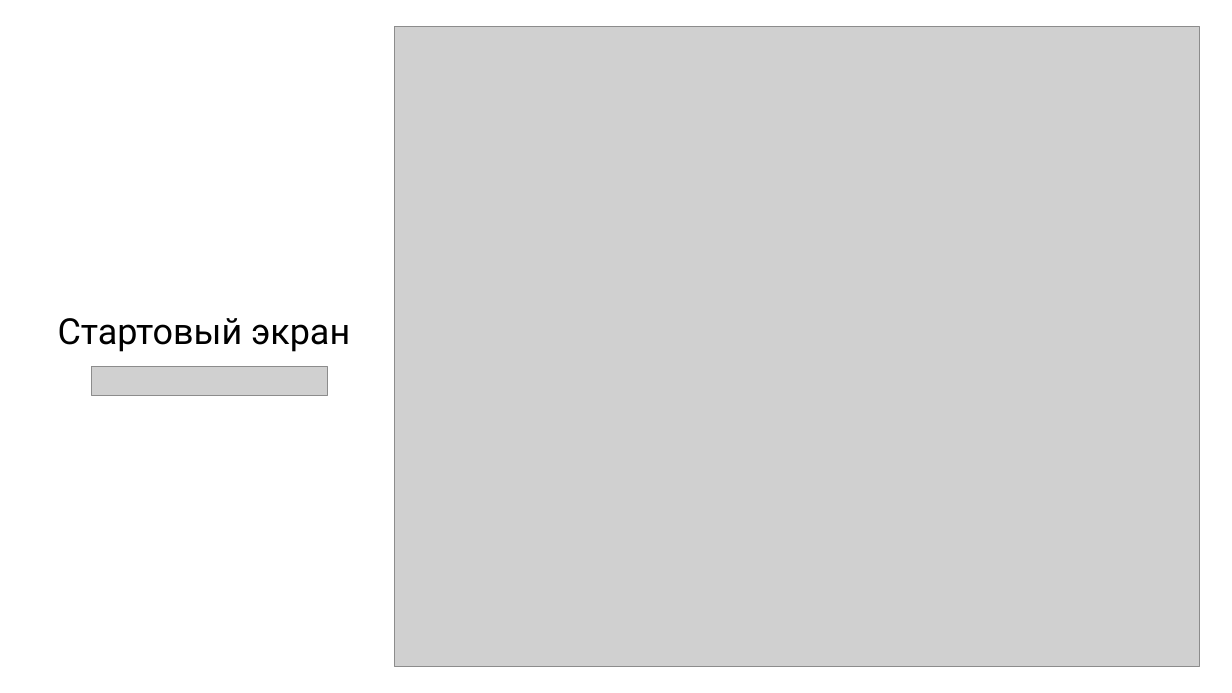
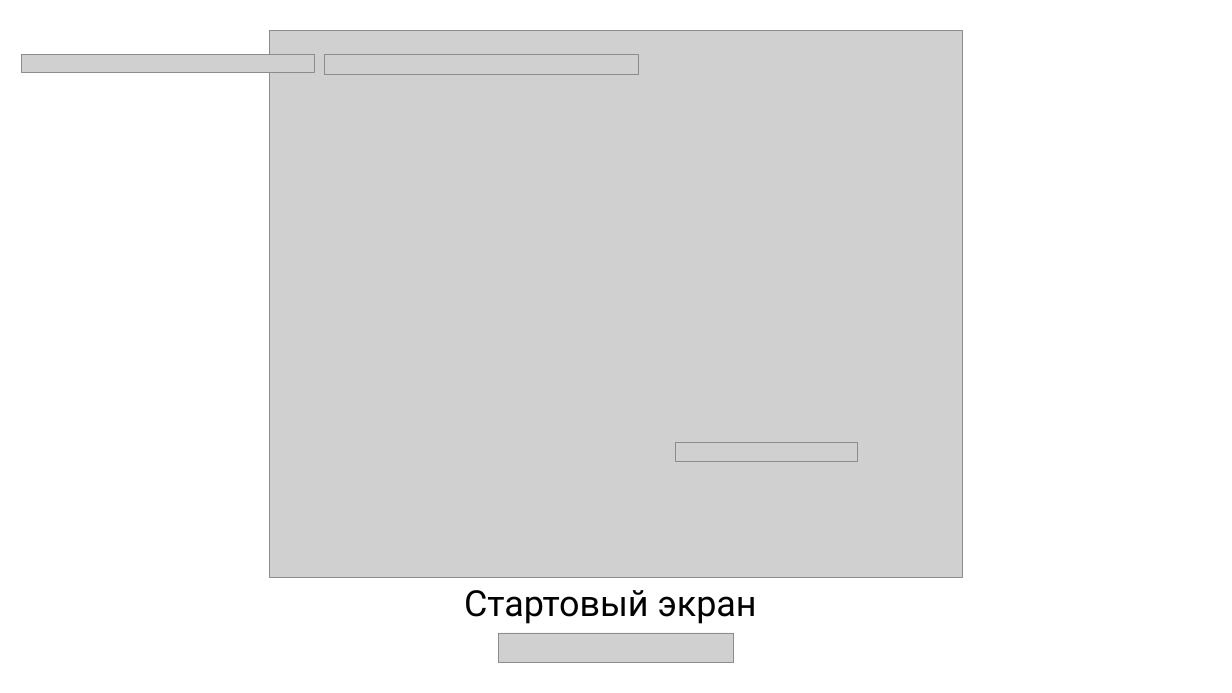
Before and after one commit to kounce/-, a slide deck: slide 3 of doc/Path to glory.pptx. Drawn at 1232x693 pixels with LibreOffice and Linux fonts; fonts in the diff are those of the drawing; grey boxes stand for pictures. Boxes give left, top, right and bottom in pixels: in the first picture for what was removed or moved away, otherwise in the second. Text is boxed around its words. In the diff, an @@ line names an element or a change of style, - is before the commit and + after.

```diff
--- a/doc/Path to glory.pptx
+++ b/doc/Path to glory.pptx
@@ picture added at (x1=22, y1=55, x2=315, y2=72) @@
@@ picture resized from (x1=395, y1=27, x2=1200, y2=667) to (x1=269, y1=30, x2=963, y2=578) @@
@@ picture added at (x1=325, y1=55, x2=640, y2=75) @@
@@ picture added at (x1=676, y1=442, x2=858, y2=461) @@
@@ text "Стартовый экран" moved from (x1=58, y1=318, x2=350, y2=352) to (x1=464, y1=590, x2=757, y2=624) @@
@@ picture moved from (x1=91, y1=366, x2=327, y2=396) to (x1=498, y1=633, x2=734, y2=663) @@
```
Also in this commit, not shown: 2 other slides changed, 2 slides added, 1 slide removed.
